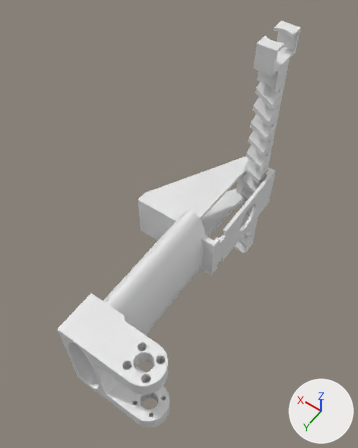
What one commit did to the COLLADA model pickuparm.dae.
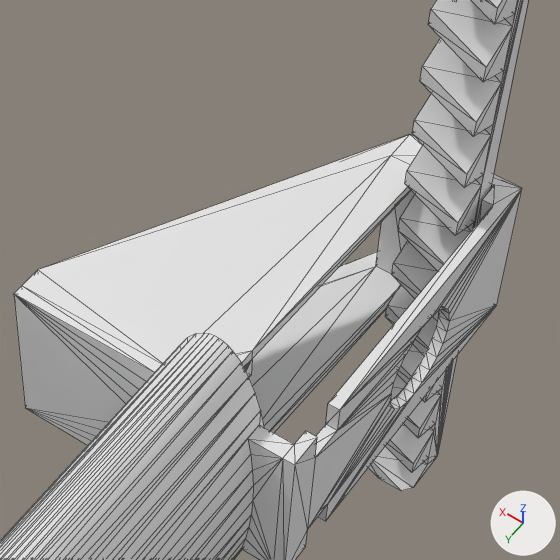
Each version appears first whole from a 50 mm lens placed at (-6.3, 6.72, 21.13), pointed at (2.89, -6.15, 0.9), and next in a close-up on the part from 37% to 80% of the width and 27% to 61% of the height. Every picture has the same lights, and +X, +Y and +Z are marked at lower right. The close-ups show mesh edges as thin lines. Where no turn or scale is listed for an object, it has been applied to the vertices.

The older version as bpy lines, for what is in view:
```python
me_body130 = bpy.data.meshes.new('Body130')
me_body130.from_pydata(...)  # 1448 vertices, 2964 faces; spans x -1.3..6.3, y -13.4..1.9, z -4.4..1.3
me_rack37 = bpy.data.meshes.new('Rack37')
me_rack37.from_pydata(...)  # 156 vertices, 308 faces; spans x 1.5..2.5, y -13.8..-11.5, z -7.6..8.7
ob_body1 = bpy.data.objects.new('Body1', me_body130)
ob_body1.location = (0.0, 0.0, 0.0)
ob_rack = bpy.data.objects.new('Rack', me_rack37)
ob_rack.location = (0.0, 0.0, 0.0)
```
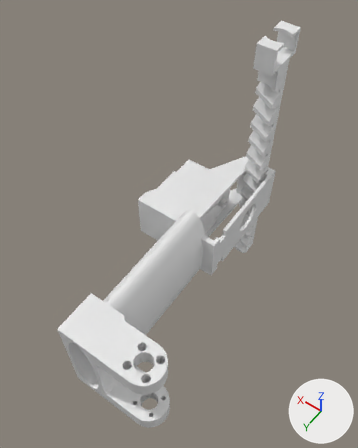
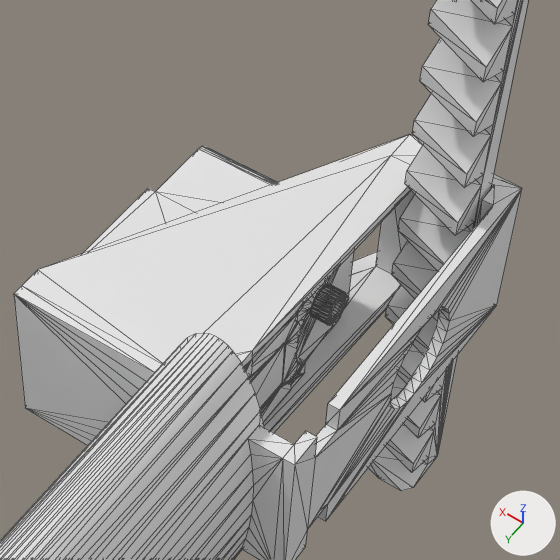
Pixel boxes [x1, y1, x2, y2] of what changed, in the close-ups (560 x 560 px):
'Body1.001', added
    after: [83, 146, 354, 422]

What the commit changed:
Mesh me_body16 is new.
It has 1112 vertices, 2220 faces and spans x 2.63..6.26, y -11.56..-7.04, z -2.75..-0.28.
Object 'Body1.001' (ob_body1_001) is new; it shows me_body16.
Its location is (0.0, 0.0, 0.0).
